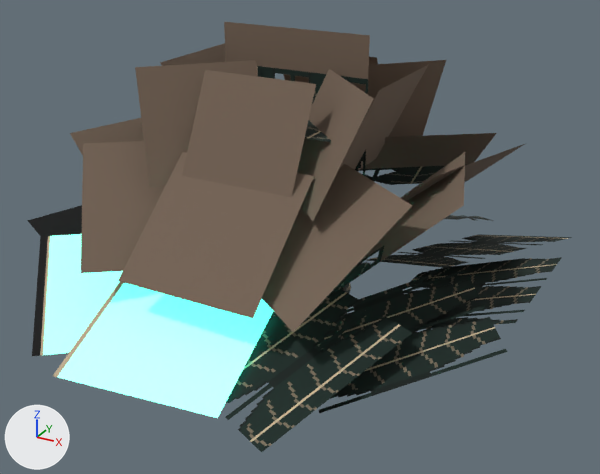
The glTF model to-rust-as-we-fall/resources/models/flora/flora_capbage.gltf, before and after one commit.
Camera for both pictures: a 50 mm lens placed at (1.64, -2.93, 1.92), pointed at (0.06, -0.05, 0.48). Lighting does not change. The marker at lower left points along +X, +Y and +Z. The first picture is the older version. Vertices at exactly the same position are counted once.

Objects in the first picture: 'CapbageRigged'.
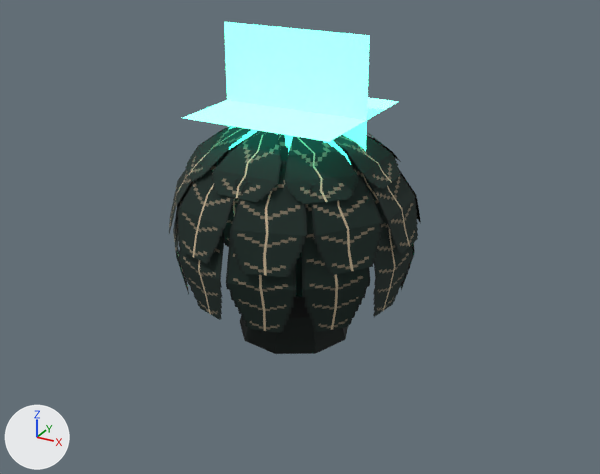
Commit message: feat: the Capbage's leaves are shells that close into a sphere

Location of each change, (x1, y1, x2, y2) in pixels of the pictures (600 x 474 px; the box of a moved part takes in the faces that stretch with it):
'CapbageRigged', reshaped (54% narrower, 23% shorter): before (28, 22, 572, 452); after (169, 22, 421, 354)
part 1 of me_capbagerigged, moved or reshaped: before (28, 43, 572, 452); after (169, 126, 421, 333)
part 2 of me_capbagerigged, surface changed: before (28, 22, 572, 452); after (169, 22, 421, 333)

Edits to the bpy script that builds the scene:
```text
Change me_capbagerigged:
    used by ob_capbagerigged; location = (0.0, 0.0, 0.0)
    remove me_capbagerigged.from_pydata(...)  # 278 vertices, 246 faces; spans x -1.13..1.1, y -1.12..1.13, z 0.0..1.35
    add me_capbagerigged.from_pydata(...)  # 278 vertices, 246 faces; spans x -0.54..0.54, y -0.56..0.56, z 0.0..1.35
    me_capbagerigged part 1: 232 of 278 vertices moved; they spanned x -1.13..1.1, y -1.12..1.13, z 0.24..1.21 and now span x -0.54..0.54, y -0.56..0.56, z 0.24..0.99; mean shift (0.0, 0.0, 0.07); largest move (0.5, -1.12, 0.24) -> (-0.37, 0.33, 0.24)
    me_capbagerigged part 2: 214 kept faces spanning x -0.54..0.54, y -0.56..0.56, z 0.18..1.35 get new texture (UV) coordinates
```
